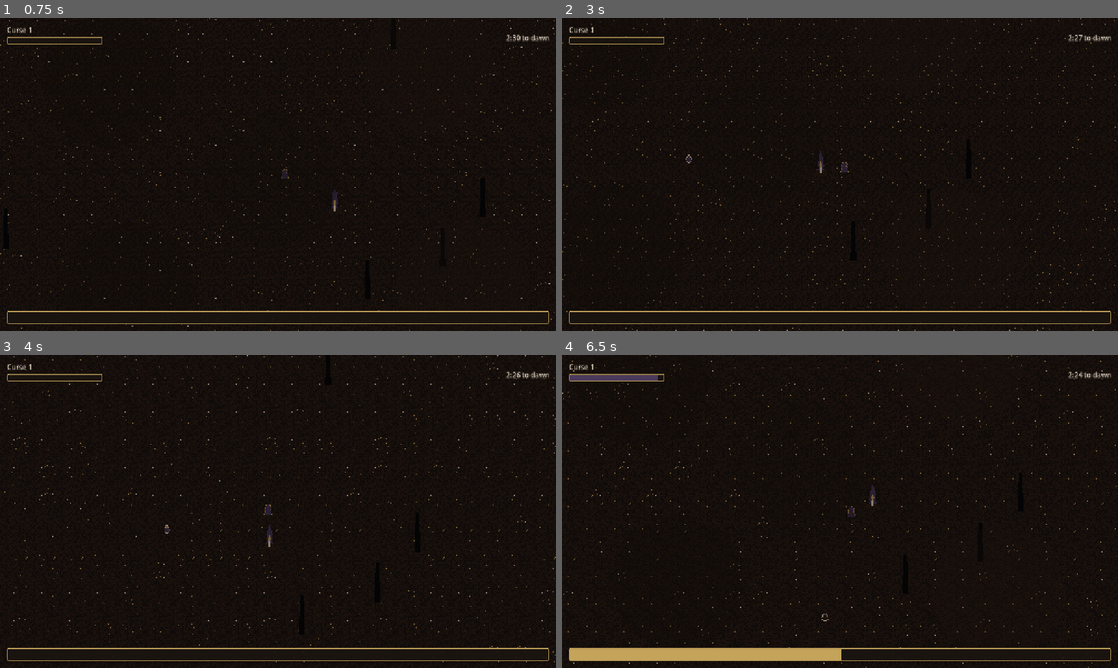
Above: before the commit, frames 1-4 (two rows, left to right).
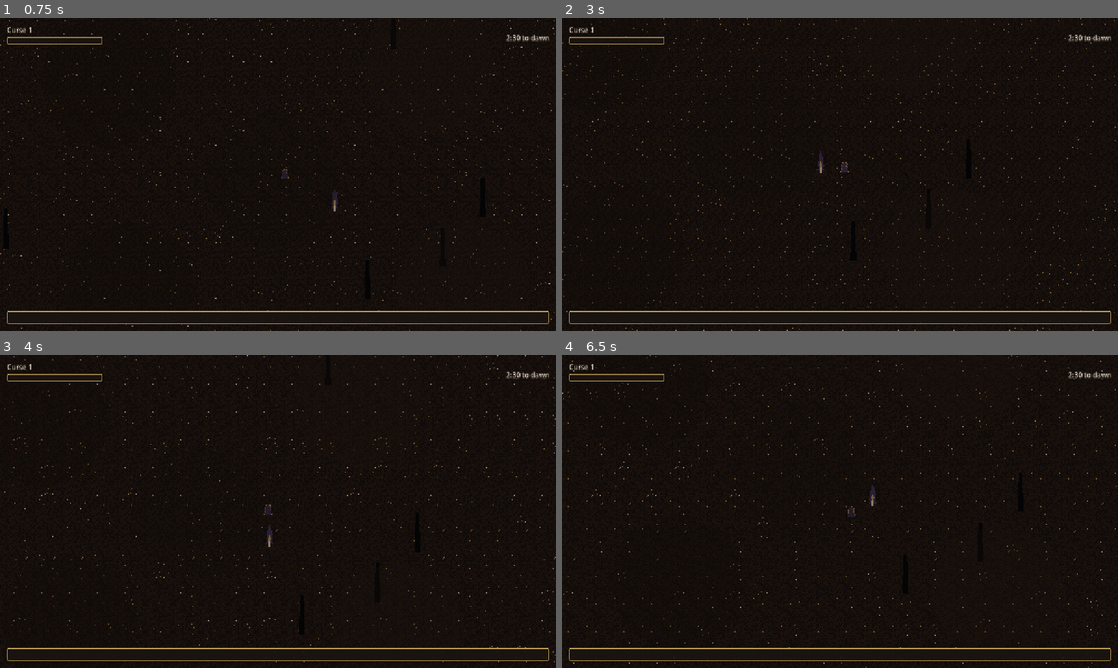
Above: after the commit, the same moments.

Repository: amzer24/sealed-chapel
Game: Godot game, scene res://scenes/main/Main.tscn
Two runs of this game, one before a commit and one after it. Both use one fixed random seed, a clock stepped at 60 frames per second and the inputs below.
Inputs (mouse positions are in pixels of both pictures, inside the frame that each line leads up to):
- Up to frame 1 (0.75 s): tap Enter at 0.5 s; move the mouse to (400, 158) at 0.52 s; hold D from 0.53 s (still down)
- Up to frame 2 (3 s): move the mouse to (728, 190) at 1.27 s; release D at 1.28 s; hold S 1.28-2.03 s; move the mouse to (895, 105) at 2.02 s; hold D 2.03-2.78 s; move the mouse to (812, 237) at 2.77 s; hold W from 2.78 s (still down)
- Up to frame 3 (4 s): move the mouse to (444, 558) at 3.52 s; release W at 3.53 s; hold A from 3.53 s (still down)
- Up to frame 4 (6.5 s): move the mouse to (673, 464) at 4.27 s; move the mouse to (867, 511) at 5.02 s; release A at 5.03 s; hold S 5.03-5.78 s; move the mouse to (756, 433) at 5.77 s; hold D from 5.78 s (still down)

Frame 1 is identical in both runs. In frame 2, less than 0.1% of the frame differs, in the area x 22-94%, y 5-47%; in frame 3, 0.2%; in frame 4, 2.1%, in the area x 1-94%, y 5-98%.
Error after the commit: Parse Error: Preload file "res://scenes/pickups/Heart.tscn" does not exist. (res://scripts/autoload/Game.gd:26)

Commit message:
Game: seven stackable bargains, mixed-tag offer, Heart drop hook
- UPGRADE_POOL grows from 3 once-only curses to 7 stackable commons
  (adds bone_ward, greedy_hands, glass_bell, heavy_hand), each tagged
  bless/curse.
- _trigger_bargain no longer filters by bargain_history -- every id can
  be offered and struck again, so the pool never runs dry.
- New _build_offer() draws 3 cards from the full pool, capped at 2 per
  bless/curse tag, so an offer prefers a mix over three of a kind.
- New spawn_heart_pickup + HEART_DROP_CHANCE for the Heart pickup drop.

Co-authored-by: Lee Leckenby <amzer24@users.noreply.github.com>

Diff:
--- a/scripts/autoload/Game.gd
+++ b/scripts/autoload/Game.gd
@@ -23,27 +23,77 @@
 const XP_GROWTH := 1.35
 
 const XP_ORB_SCENE := preload("res://scenes/pickups/XPOrb.tscn")
-
-## The three studio-locked curse bargains. Each can be struck once per run;
-## once all three are spent, later level-ups offer `Copy.BARGAIN_EMPTY`
-## instead of cards.
+const HEART_SCENE := preload("res://scenes/pickups/Heart.tscn")
+## Hearts are a rarer drop than XP orbs -- most enemy deaths only drop XP.
+const HEART_DROP_CHANCE := 0.12
+
+## The seven stackable bargain commons. Every id is repeatable: the same
+## bargain can be offered and struck again in a later level-up (there is
+## no once-per-run gate). Each card is tagged "bless" (pure gain) or
+## "curse" (gain paid for with a `max_health` cost) so `_build_offer` can
+## keep an offer from reading as three of a kind.
 const UPGRADE_POOL := [
 	{
 		"id": "longer_shadow",
 		"title": Copy.LONGER_SHADOW,
+		"tick": Copy.TICK_LONGER_SHADOW,
+		"tag": "bless",
 		"effects": [{"stat": "attack_range", "amount": 40.0}],
 	},
 	{
 		"id": "fever_pulse",
 		"title": Copy.FEVER_PULSE,
+		"tick": Copy.TICK_FEVER_PULSE,
+		"tag": "bless",
 		"effects": [{"stat": "attack_speed", "amount": 0.12}],
 	},
 	{
 		"id": "tithe_of_flesh",
 		"title": Copy.TITHE_OF_FLESH,
+		"tick": Copy.TICK_TITHE_OF_FLESH,
+		"tag": "curse",
 		"effects": [{"stat": "damage", "amount": 6.0}, {"stat": "max_health", "amount": -10.0}],
 	},
+	{
+		"id": "bone_ward",
+		"title": Copy.BONE_WARD,
+		"tick": Copy.TICK_BONE_WARD,
+		"tag": "bless",
+		# `apply_upgrade_stat`'s "max_health" case already tops up current
+		# health by the same positive delta and floors at 1.0, so a bargain
+		# can never be the cause of death -- no extra heal-helper call
+		# needed here.
+		"effects": [{"stat": "max_health", "amount": 20.0}],
+	},
+	{
+		"id": "greedy_hands",
+		"title": Copy.GREEDY_HANDS,
+		"tick": Copy.TICK_GREEDY_HANDS,
+		"tag": "bless",
+		"effects": [{"stat": "pickup_radius", "amount": 18.0}],
+	},
+	{
+		"id": "glass_bell",
+		"title": Copy.GLASS_BELL,
+		"tick": Copy.TICK_GLASS_BELL,
+		"tag": "curse",
+		"effects": [{"stat": "move_speed", "amount": 18.0}, {"stat": "max_health", "amount": -10.0}],
+	},
+	{
+		"id": "heavy_hand",
+		"title": Copy.HEAVY_HAND,
+		"tick": Copy.TICK_HEAVY_HAND,
+		"tag": "bless",
+		"effects": [{"stat": "damage", "amount": 4.0}],
+	},
 ]
+
+const OFFER_SIZE := 3
+## Cap on how many cards of the same bless/curse tag one offer may contain,
+## so a level-up prefers a mixed offer over three of a kind. The pool has
+## more blesses than curses, so this is what keeps an all-bless offer from
+## being the common case.
+const MAX_OFFER_PER_TAG := 2
 
 var state: State = State.PLAYING
 var elapsed := 0.0
@@ -51,8 +101,9 @@
 var xp := 0.0
 var xp_to_next := BASE_XP_TO_LEVEL
 var enemies_defeated := 0
-## Order the player accepted bargains in this run. Kept for a future replay
-## seed; the prototype does not consume it yet.
+## Order the player accepted bargains in this run. All seven bargains are
+## stackable now (no once-per-run gate reads this), so it is kept purely as
+## a future replay seed; the prototype does not consume it yet.
 var bargain_history: Array[String] = []
 
 var _player: Player = null
@@ -97,10 +148,38 @@
 	# immediately (resuming play) must win over this pause, not the other
 	# way around.
 	get_tree().paused = true
-	var available: Array = UPGRADE_POOL.filter(func(card: Dictionary) -> bool:
-		return not bargain_history.has(card.id)
-	)
-	bargain_offered.emit(available)
+	bargain_offered.emit(_build_offer())
+
+## Builds an `OFFER_SIZE`-card offer from the full stackable pool, capping
+## how many cards share a tag at `MAX_OFFER_PER_TAG` so the offer prefers a
+## bless/curse mix over three of a kind. Every id can reappear across
+## offers (and be struck more than once in a run) since there is no
+## once-only history gate.
+func _build_offer() -> Array:
+	var shuffled: Array = UPGRADE_POOL.duplicate()
+	shuffled.shuffle()
+
+	var offer: Array = []
+	var tag_counts: Dictionary = {}
+	for card: Dictionary in shuffled:
+		if offer.size() >= OFFER_SIZE:
+			break
+		var tag: String = card.tag
+		if tag_counts.get(tag, 0) >= MAX_OFFER_PER_TAG:
+			continue
+		offer.append(card)
+		tag_counts[tag] = tag_counts.get(tag, 0) + 1
+
+	# Defensive top-up: only reachable if the pool's tag composition ever
+	# shrinks enough that the per-tag cap alone can't fill `OFFER_SIZE`.
+	if offer.size() < OFFER_SIZE:
+		for card: Dictionary in shuffled:
+			if offer.size() >= OFFER_SIZE:
+				break
+			if not offer.has(card):
+				offer.append(card)
+
+	return offer
 
 func choose_bargain(card: Dictionary) -> void:
 	bargain_history.append(card.id)
@@ -109,8 +188,10 @@
 			_player.apply_upgrade_stat(effect.stat, effect.amount)
 	_resume_from_bargain()
 
-## Called when the bargain pool is spent (`Copy.BARGAIN_EMPTY` was shown)
-## and the modal auto-dismisses; there is nothing to apply, just resume.
+## The seven-card pool never empties (every id is stackable), so this is
+## only a defensive fallback for the case `bargain_offered` somehow emits
+## zero cards; `BargainModal.gd` shows `Copy.BARGAIN_EMPTY` and calls this
+## on auto-dismiss.
 func dismiss_empty_bargain() -> void:
 	_resume_from_bargain()
 
@@ -133,6 +214,13 @@
 	_world_container.add_child(orb)
 	orb.global_position = pos
 	orb.value = value
+
+func spawn_heart_pickup(pos: Vector2) -> void:
+	if not _world_container:
+		return
+	var heart := HEART_SCENE.instantiate()
+	_world_container.add_child(heart)
+	heart.global_position = pos
 
 func _end_run(win: bool) -> void:
 	state = State.CLEARED if win else State.DEAD
